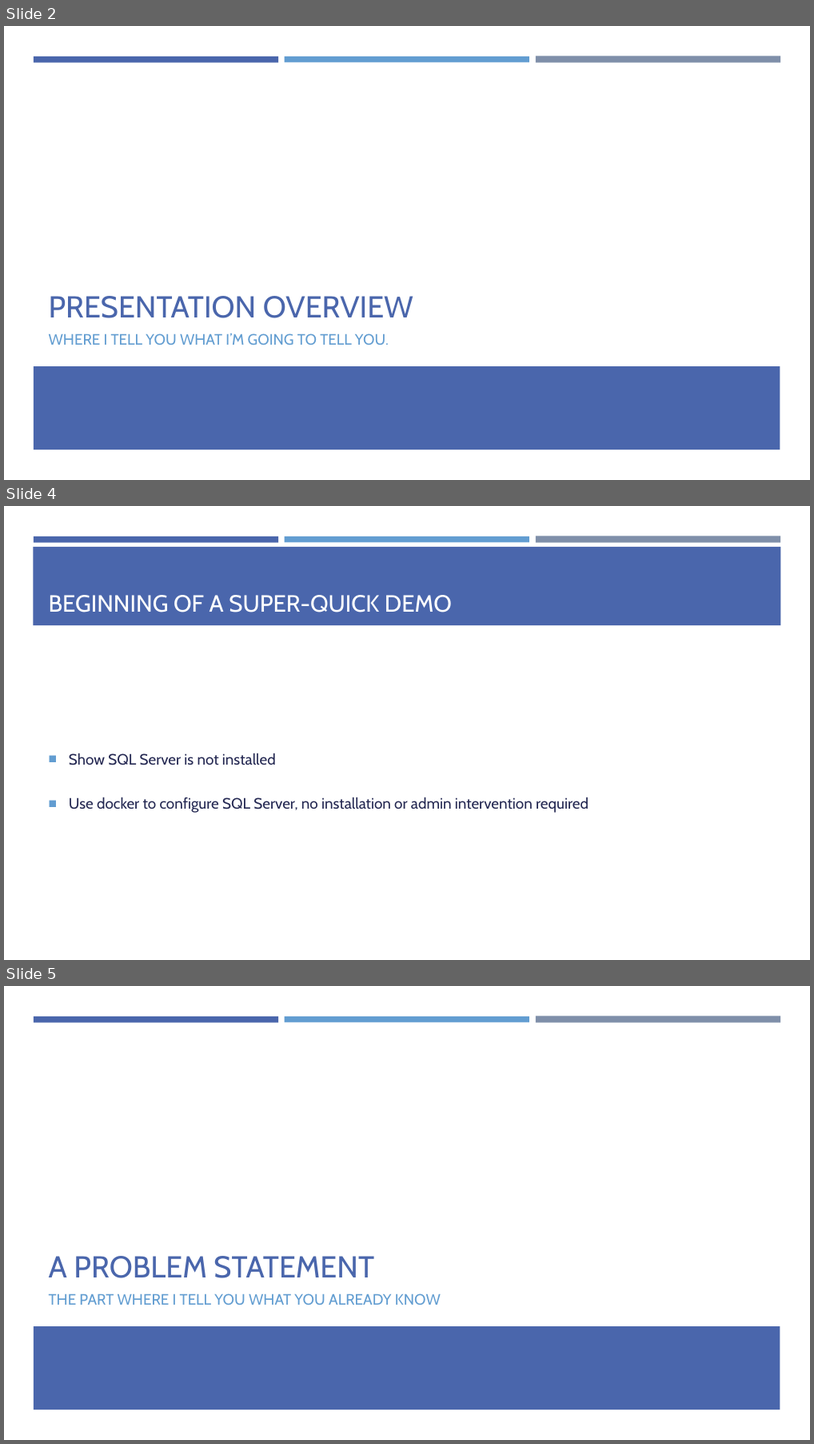
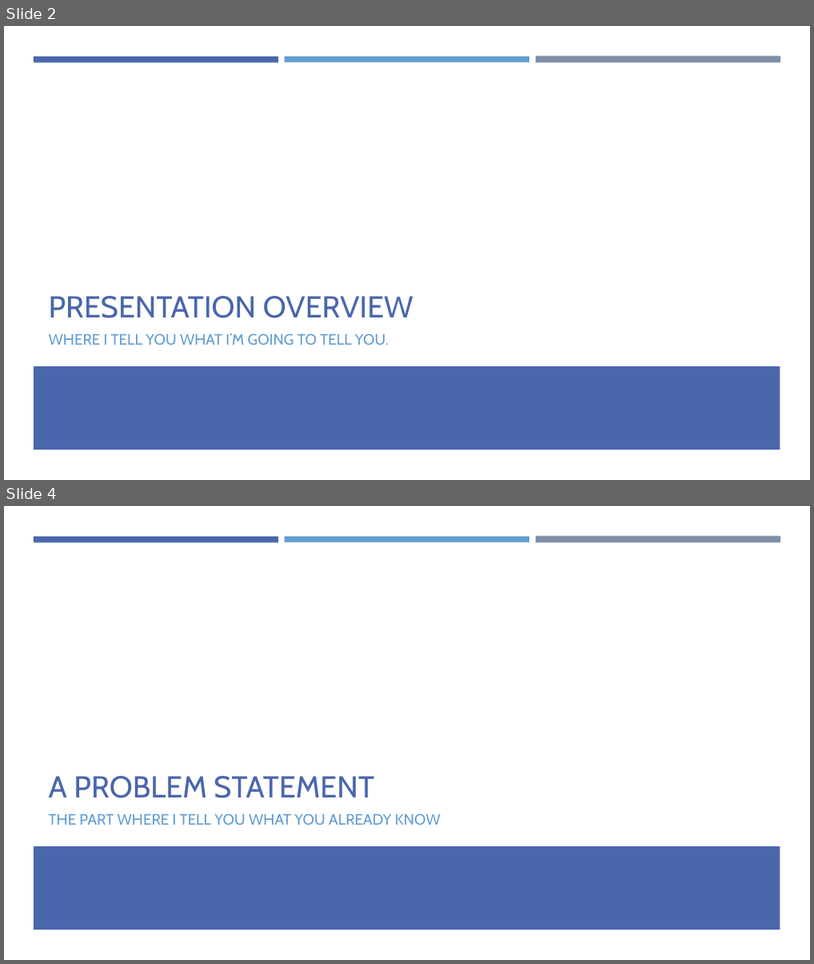
Before and after one commit to EnterpriseProductsLP/introduction-to-docker, a slide deck: presentation/presentation.pptx. Shown one above the other, each under a label of ours: slides 2, 4 and 5 before the commit, slides 2 and 4 after it; the slides between them are not shown. The pictures are 814x1444 and 814x964 pixels, drawn with LibreOffice and Linux fonts; fonts in the diff are those of the drawing. Boxes give left, top, right and bottom in pixels: in the first picture for what was removed or moved away, otherwise in the second. Text is boxed around its words. In the diff, an @@ line names an element or a change of style, - is before the commit and + after.

Commit message:
Minor Removed demo slides, since I can't do the demo on my work laptop.

```diff
--- a/presentation/presentation.pptx
+++ b/presentation/presentation.pptx
@@ slide 4 removed at (x1=4, y1=506, x2=810, y2=960), background #FFFFFF; not listed: 3 template elements that a slide beside it also shows @@
@@ rectangle removed at (x1=33, y1=547, x2=782, y2=625) @@
@@ title removed at (x1=49, y1=595, x2=452, y2=612) @@
-BEGINNING OF A SUPER-QUICK DEMO
@@ text removed at (x1=69, y1=753, x2=589, y2=812) @@
-■ Show SQL Server is not installed
-■ Use docker to configure SQL Server, no installation or admin intervention required
@@ what was slide 5 is now slide 4 @@
```
Also in this commit, not shown: 4 slides changed, 1 other slide removed.
